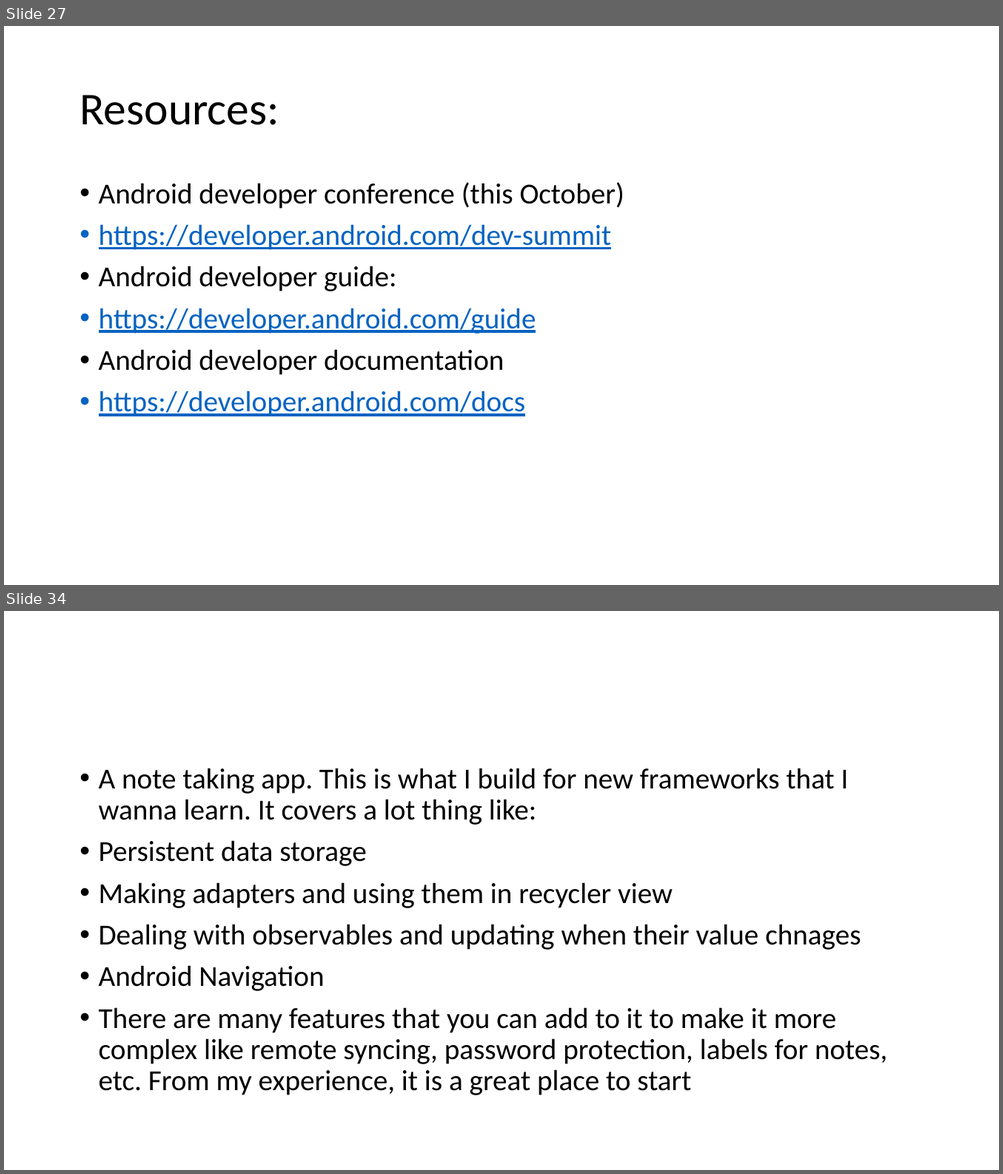
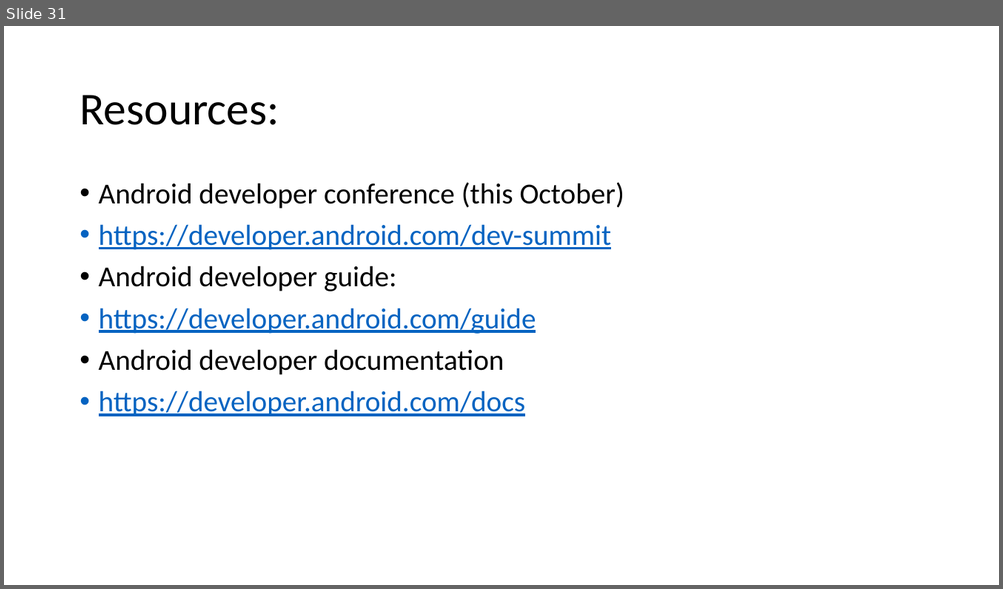
Before and after one commit to russellu/cs230, a slide deck: Lecture_First.pptx. Shown one above the other, each under a label of ours: slides 27 and 34 before the commit, slide 31 after it; the slides between them are not shown. The pictures are 1003x1174 and 1003x589 pixels, drawn with LibreOffice and Linux fonts; fonts in the diff are those of the drawing. Boxes give left, top, right and bottom in pixels: in the first picture for what was removed or moved away, otherwise in the second. Text is boxed around its words. In the diff, an @@ line names an element or a change of style, - is before the commit and + after.

```diff
--- a/Lecture_First.pptx
+++ b/Lecture_First.pptx
@@ slide 34 removed at (x1=4, y1=611, x2=999, y2=1170), background #FFFFFF @@
@@ text removed at (x1=99, y1=768, x2=887, y2=1096) @@
-• A note taking app. This is what I build for new frameworks that I wanna learn. It covers a lot thing like:
-• Persistent data storage
-• Making adapters and using them in recycler view
-• Dealing with observables and updating when their value chnages
-• Android Navigation
-• There are many features that you can add to it to make it more complex like remote syncing, password protection, labels for notes, etc. From my experience, it is a great place to start
@@ what was slide 27 is now slide 31 @@
```
Also in this commit, not shown: 6 slides changed, 3 slides added, 5 other slides removed, 1 other file.
